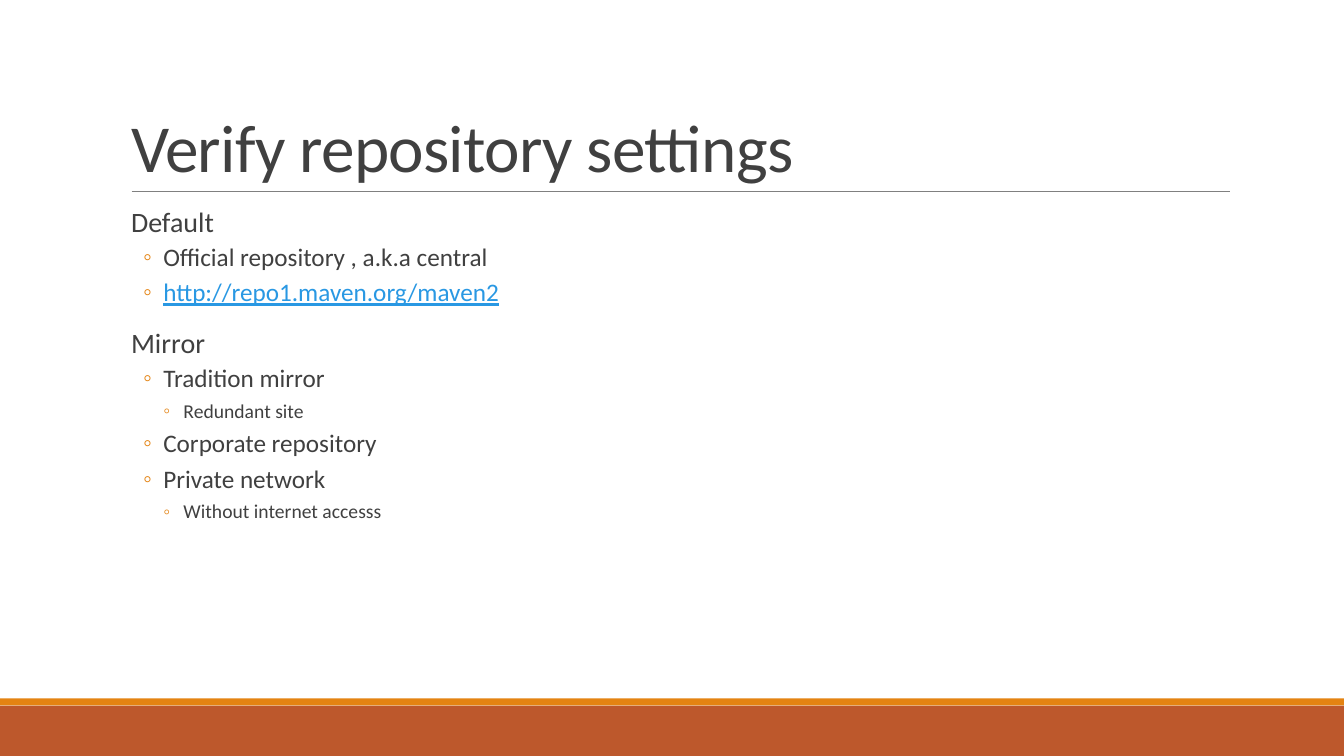
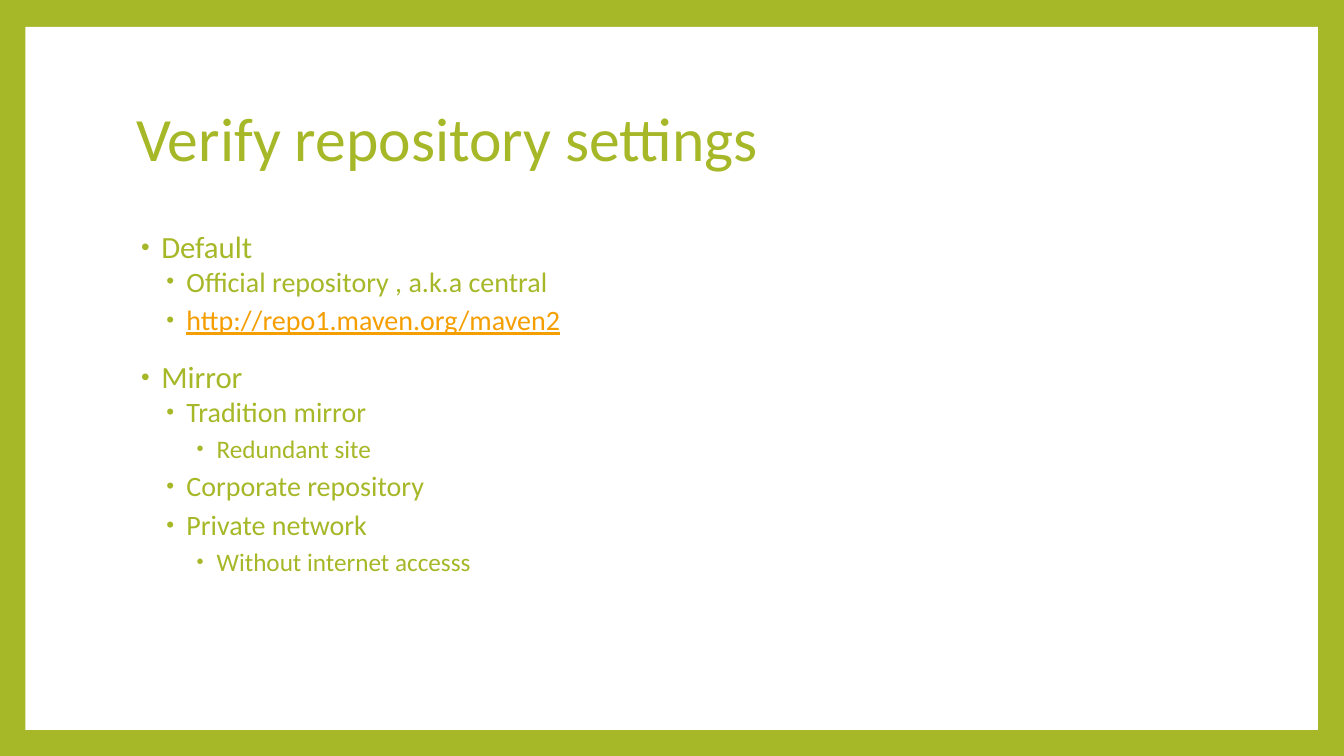
Before and after one commit to minhcnrs/JAVA_Course_Spring_Training, a slide deck: slide 10 of course/Spring-Day9.pptx. Drawn at 1344x756 pixels with LibreOffice and Linux fonts; fonts in the diff are those of the drawing. Boxes give left, top, right and bottom in pixels: in the first picture for what was removed or moved away, otherwise in the second. Text is boxed around its words. In the diff, an @@ line names an element or a change of style, - is before the commit and + after.

```diff
--- a/course/Spring-Day9.pptx
+++ b/course/Spring-Day9.pptx
@@ background #FFFFFF to #A6B727 @@
@@ rectangle added at (25,27,1318,730), fill #FFFFFF @@
@@ title "Verify repository settings": place and size @@
-title "Verify repository settings" at (131,125,794,184)
+title "Verify repository settings" at (136,118,757,172)
@@ title "Verify repository settings" at (136,118,757,172): size 48 to 44 pt, text colour #404040 to #A6B727, letter spacing -0.5 to 0 pt; line spacing 0.85 to 0.9; vertical alignment bottom to middle @@
@@ line removed from (132, 192) to (1231, 192) @@
@@ text "Default": place and size @@
-text "Default" at (131,212,499,518)
+text "Default" at (161,236,560,571)
@@ text "Default" at (161,236,560,571): size 20 to 22 pt in "Default", "Mirror"; text colour #404040 to #A6B727 in "Default", "Official repository , a.k.a central", "Mirror", "Tradition mirror" and 4 more places; size 18 to 20 pt in "Official repository , a.k.a central", "http://repo1.maven.org/maven2", "Tradition mirror", "Corporate repository" and 1 more places; text colour #2998E3 to #F59E00 in "http://repo1.maven.org/maven2"; size 14 to 18 pt in "Redundant site", "Without internet accesss"; bullet   to •; bullet colour #E48312 to #A6B727; bullet ◦ to • @@
@@ rectangle removed at (0,706,1344,756) @@
@@ rectangle removed at (0,699,1344,706) @@
```
Also in this commit, not shown: 43 other slides changed, 3 slides added, 3 slides removed, 8 other files.
